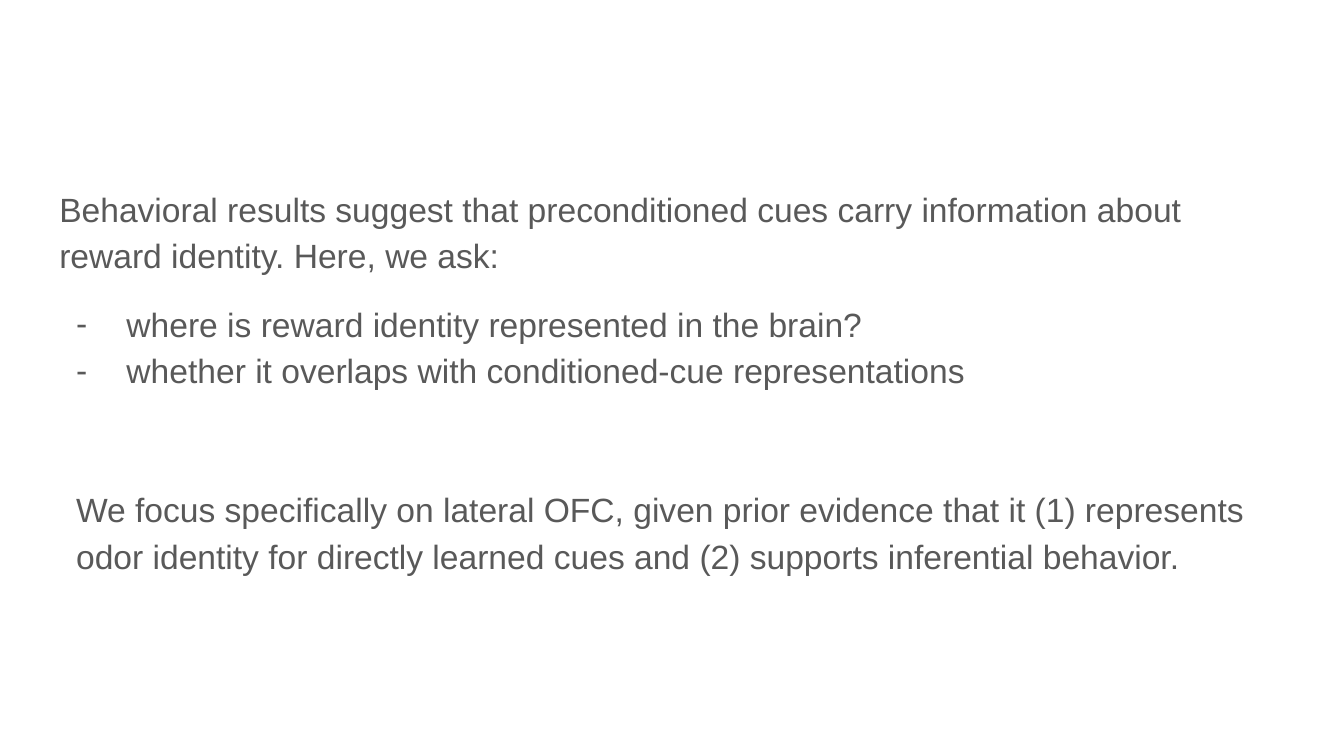
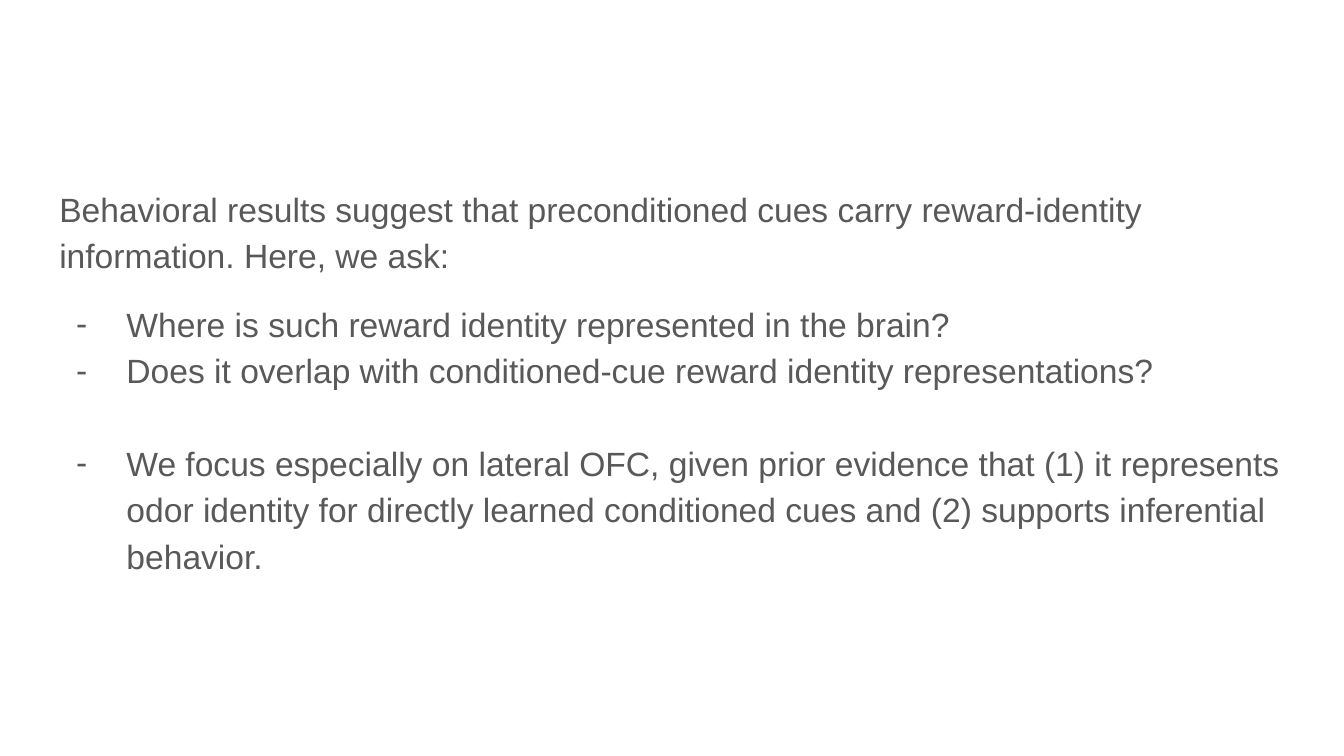
Before and after one commit to QingfangLiu/project-spcd, a slide deck: slide 2 of docs/SPCD fMRI results lab meeting.pptx. Drawn at 1344x756 pixels with LibreOffice and Linux fonts; fonts in the diff are those of the drawing. Boxes give left, top, right and bottom in pixels: in the first picture for what was removed or moved away, otherwise in the second. Text is boxed around its words. In the diff, an @@ line names an element or a change of style, - is before the commit and + after.

Commit message:
updates on slides

```diff
--- a/docs/SPCD fMRI results lab meeting.pptx
+++ b/docs/SPCD fMRI results lab meeting.pptx
@@ text at (59,197,1280,570): text changed @@
-Behavioral results suggest that preconditioned cues carry information about reward identity. Here, we ask:
-– where is reward identity represented in the brain?
-– whether it overlaps with conditioned-cue representations
-We focus specifically on lateral OFC, given prior evidence that it (1) represents odor identity for directly learned cues and (2) supports inferential behavior.
+Behavioral results suggest that preconditioned cues carry reward-identity information. Here, we ask:
+– Where is such reward identity represented in the brain?
+– Does it overlap with conditioned-cue reward identity representations?
+– We focus especially on lateral OFC, given prior evidence that (1) it represents odor identity for directly learned conditioned cues and (2) supports inferential behavior.
```
Also in this commit, not shown: 13 other slides changed.
